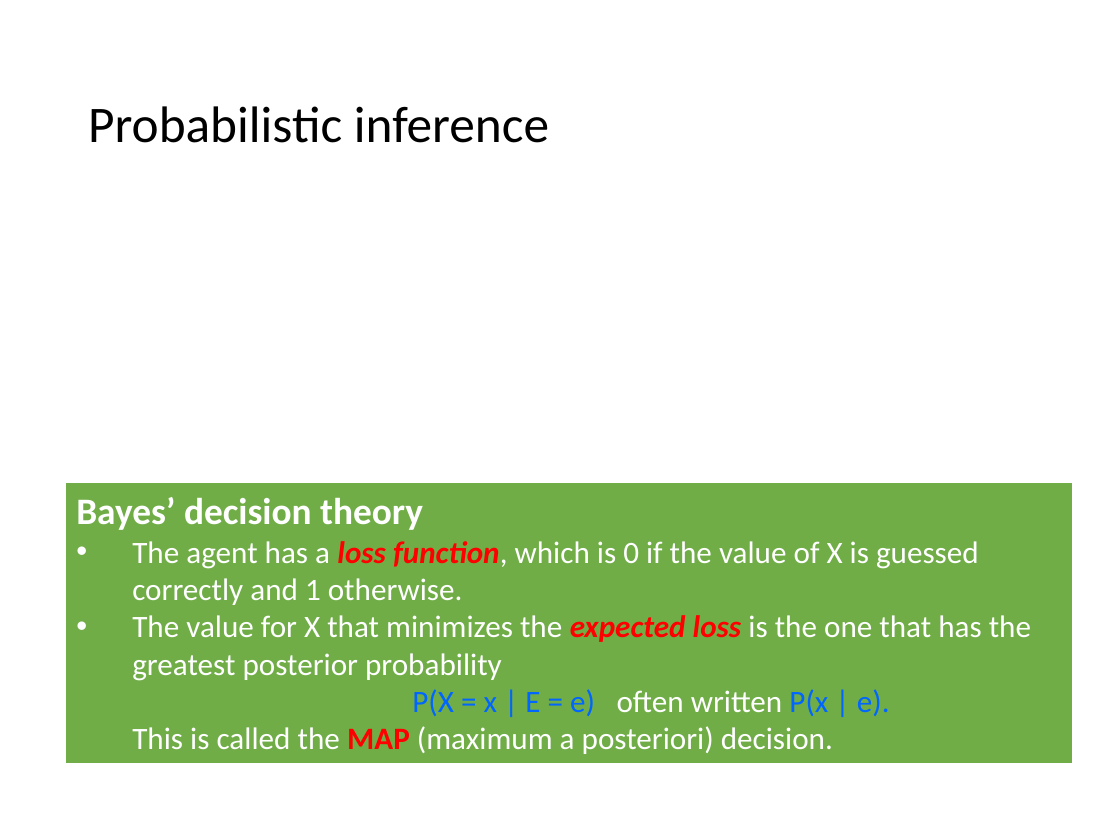
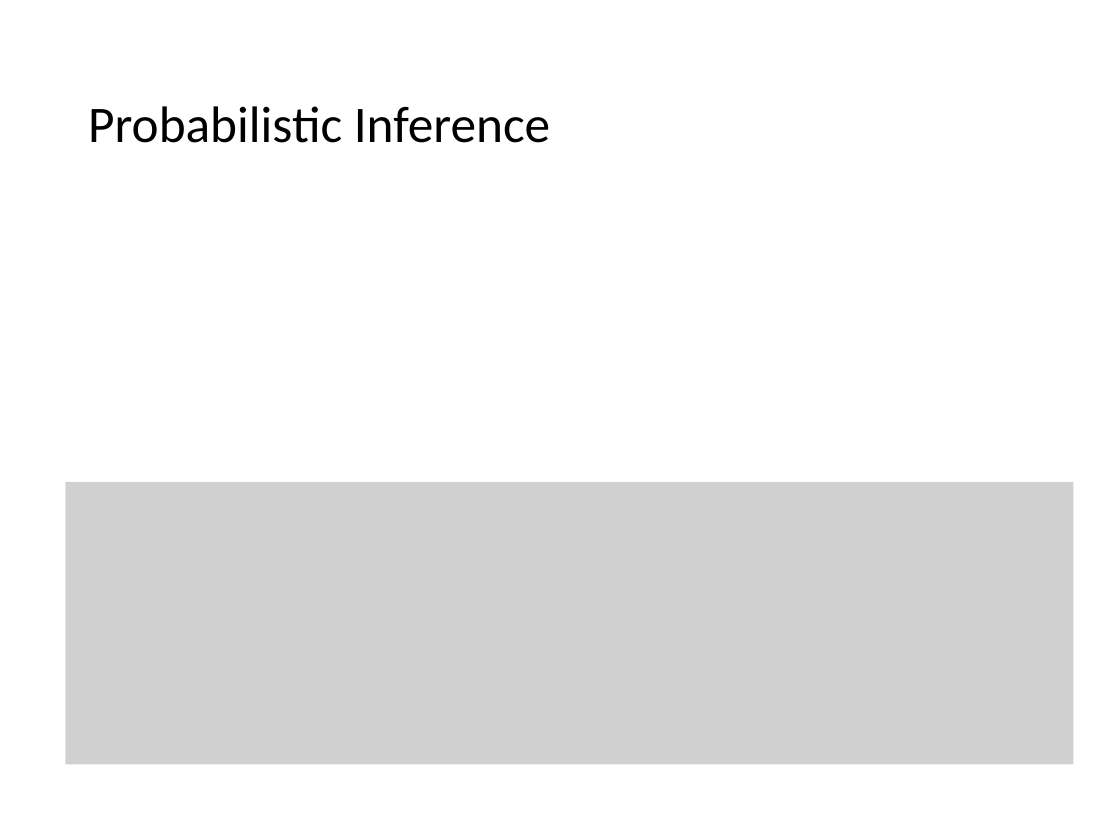
Before and after one commit to mhahsler/CS7320-AI, a slide deck: slide 30 of slides/12_uncertainty.pptx. Drawn at 1120x840 pixels with LibreOffice and Linux fonts; fonts in the diff are those of the drawing; grey boxes stand for pictures. Boxes give left, top, right and bottom in pixels: in the first picture for what was removed or moved away, otherwise in the second. Text is boxed around its words. In the diff, an @@ line names an element or a change of style, - is before the commit and + after.

```diff
--- a/slides/12_uncertainty.pptx
+++ b/slides/12_uncertainty.pptx
@@ title at (88, 106, 550, 143): text changed @@
-Probabilistic inference
+Probabilistic Inference
@@ rectangle removed at (65, 482, 1073, 764) @@
-Bayes’ decision theory
-• The agent has a loss function, which is 0 if the value of X is guessed correctly and 1 otherwise.
-• The value for X that minimizes the expected loss is the one that has the greatest posterior probability
-  P(X = x | E = e) often written P(x | e).
-  This is called the MAP (maximum a posteriori) decision.
@@ picture added at (65, 482, 1073, 764) @@
```
Also in this commit, not shown: 18 other slides changed, 1 other file.
